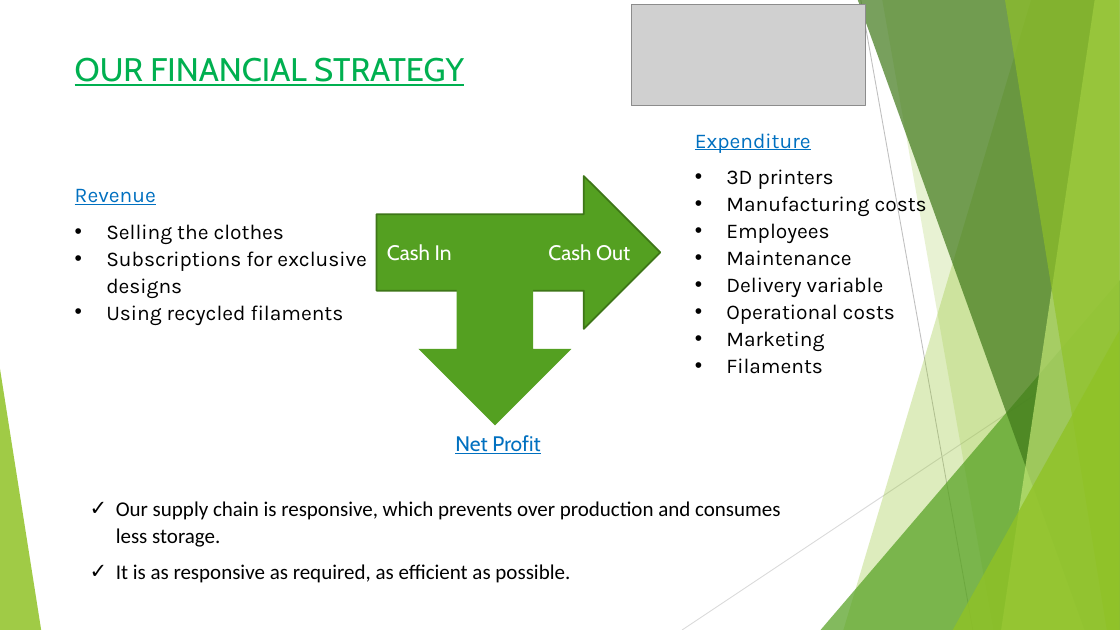
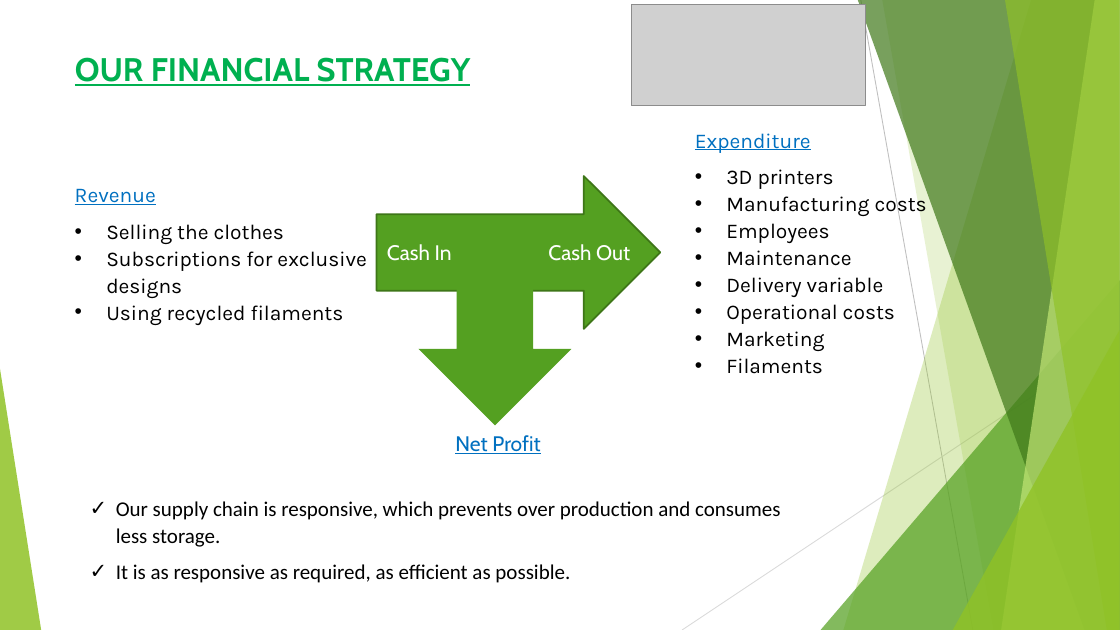
Before and after one commit to subhro1530/Hult-Prize, a slide deck: slide 7 of Demonstration.pptx. Drawn at 1120x630 pixels with LibreOffice and Linux fonts; fonts in the diff are those of the drawing; grey boxes stand for pictures. Boxes give left, top, right and bottom in pixels: in the first picture for what was removed or moved away, otherwise in the second. Text is boxed around its words. In the diff, an @@ line names an element or a change of style, - is before the commit and + after.

```diff
--- a/Demonstration.pptx
+++ b/Demonstration.pptx
@@ text "OUR FINANCIAL STRATEGY" at (75, 57, 471, 86): bold on @@
```
Also in this commit, not shown: 9 other slides changed, 6 slides added, 2 slides removed.
